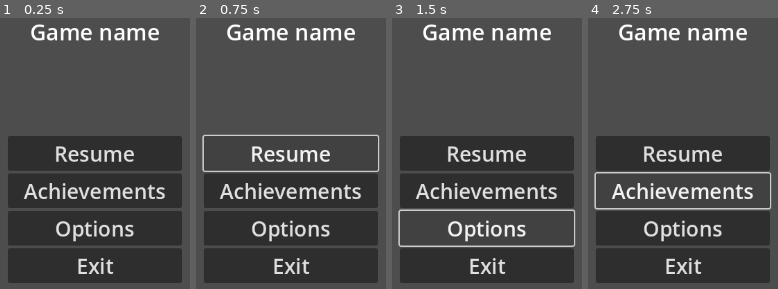
Above: before the commit, frames 1-4 (left to right).
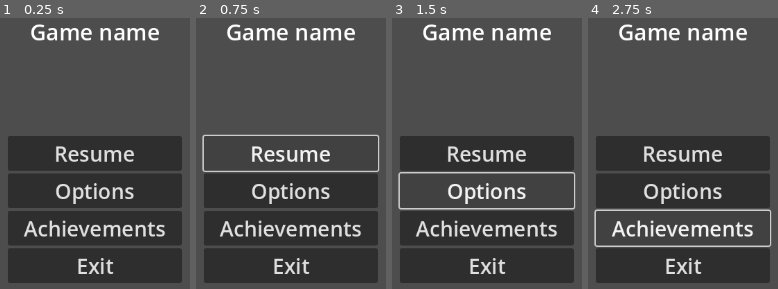
Above: after the commit, the same moments.

Repository: 6thAce/NorthernLights
Game: Godot game, scene res://scenes/pause_screen.tscn
The game is run twice, just before and just after one commit, with the same random seed, the same clock (stepped at 60 frames per second) and the same inputs. This scene is started directly instead of the project's main scene.
Inputs:
- Up to frame 1 (0.25 s): no input
- Up to frame 2 (0.75 s): click "Resume" at 0.5 s
- Up to frame 3 (1.5 s): click "Options" at 1.25 s
- Up to frame 4 (2.75 s): click "Achievements" at 2 s

The runs differ from the first frame. In frame 1, 4.6% of the frame differs, in the area x 12-87%, y 60-83%; in frame 2, 4.6%; in frame 3, 7.0%; in frame 4, 7.4%, in the area x 3-97%, y 56-85%.

Commit message:
Update pause_screen.tscn

Diff:
--- a/scenes/pause_screen.tscn
+++ b/scenes/pause_screen.tscn
@@ -44,17 +44,17 @@
 theme_override_font_sizes/font_size = 30
 text = "Resume"
 
+[node name="Button3" type="Button" parent="VBoxContainer"]
+layout_mode = 2
+size_flags_vertical = 3
+theme_override_font_sizes/font_size = 30
+text = "Options"
+
 [node name="Button4" type="Button" parent="VBoxContainer"]
 layout_mode = 2
 theme_override_font_sizes/font_size = 30
 text = "Achievements
 "
-
-[node name="Button3" type="Button" parent="VBoxContainer"]
-layout_mode = 2
-size_flags_vertical = 3
-theme_override_font_sizes/font_size = 30
-text = "Options"
 
 [node name="Button2" type="Button" parent="VBoxContainer"]
 layout_mode = 2
